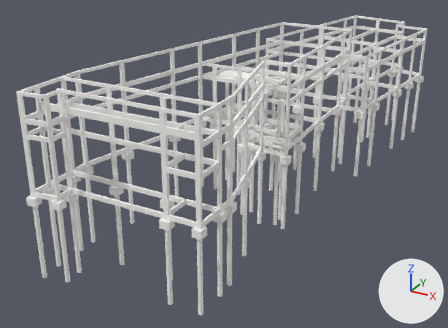
The glTF model projetos/Modelo3D_Minacu.glb, before and after one commit.
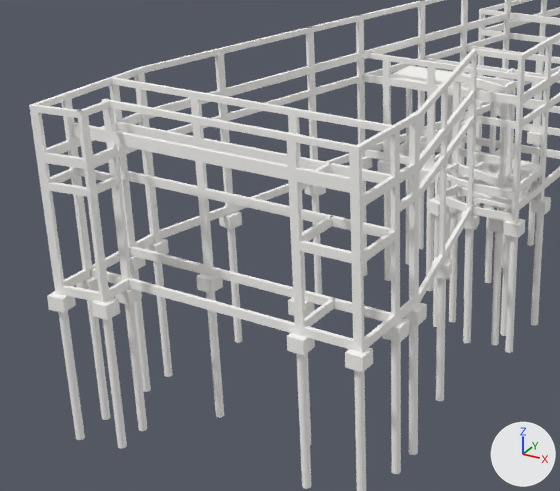
Each version appears first whole from a camera (50 mm lens) standing at (14.7, -24.3, 16.3) and looking at (-6.6, 14.5, -3.2), and next in a close-up on the part from 0% to 69% of the width and 10% to 93% of the height. Lighting does not change. The marker at lower right points along +X, +Y and +Z. The last two pictures show the newer version. Vertices at exactly the same position are counted once.

Names of what the first close-up shows: 'IngeTrazo'.
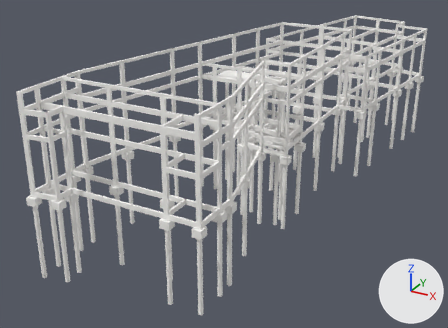
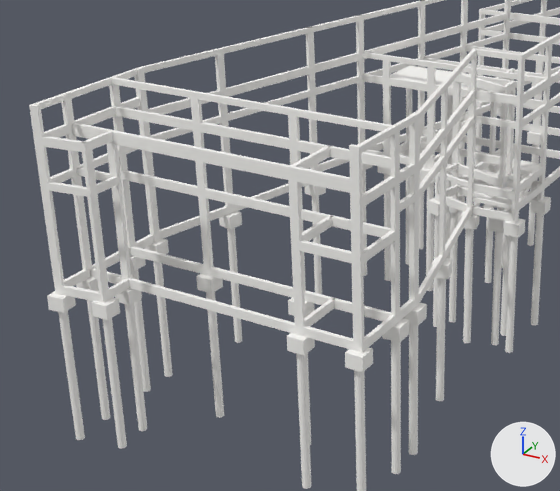
Commit message: add novo modelo minaçu

Where the change shows, as pixel boxes [x1, y1, x2, y2] in the close-ups (560 x 491 px; the box of a moved part takes in the faces that stretch with it):
part 1 of me_ingetrazo, added
    after: [200, 122, 289, 149]
part 2 of me_ingetrazo, added
    after: [330, 146, 391, 169]
part 3 of me_ingetrazo, added
    after: [121, 97, 140, 109]
part 4 of me_ingetrazo, added
    after: [44, 124, 72, 138]
part 5 of me_ingetrazo, moved or reshaped
    before: [37, 99, 391, 218]
    after: [42, 106, 346, 190]

What changed in the scene script:
```text
Change me_ingetrazo:
    used by ob_ingetrazo; location = (0.0, 0.0, 0.0)
    remove me_ingetrazo.from_pydata(...)  # 4970 vertices, 9875 faces; spans x -10.9..3.9, y -1.7..37.6, z -5.8..6.4
    add me_ingetrazo.from_pydata(...)  # 4954 vertices, 9836 faces; spans x -10.9..3.9, y -1.7..37.6, z -5.8..6.4
    me_ingetrazo part 1: a new loose piece, a box spanning x -7.02..-3.66, y 2.0..2.14, z 5.09..5.39, in mat_mat0 (white #faf9f6)
    me_ingetrazo part 2: a new loose piece, a box spanning x -2.3..-0.17, y 2.0..2.14, z 5.09..5.39, in mat_mat0 (white #faf9f6)
    me_ingetrazo part 3: a new loose piece, a box spanning x -10.66..-10.52, y 2.3..3.21, z 5.09..5.39, in mat_mat0 (white #faf9f6)
    me_ingetrazo part 4: a new loose piece, a box spanning x -10.65..-10.51, y -1.3..0.02, z 5.09..5.39, in mat_mat0 (white #faf9f6)
    me_ingetrazo part 5: 99 vertices removed from x -10.7..-0.2, y -1.4..3.2, z 4.6..6.4; 50 vertices added at x -10.7..-2.1, y -1.4..2.1, z 5.1..5.4
    other edits to the shape of me_ingetrazo do not show in these pictures
```
